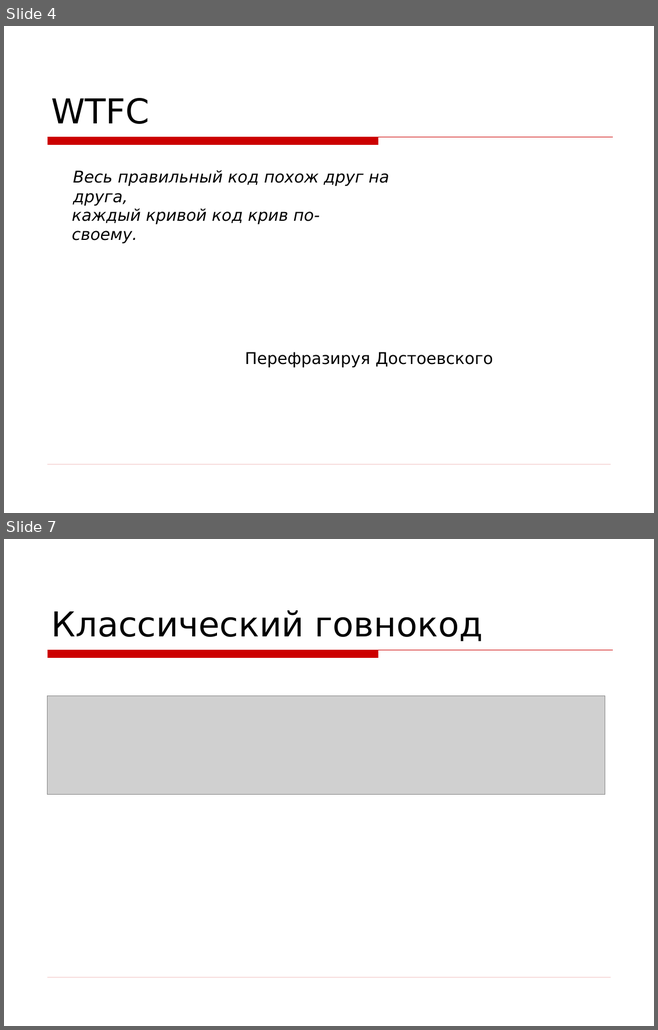
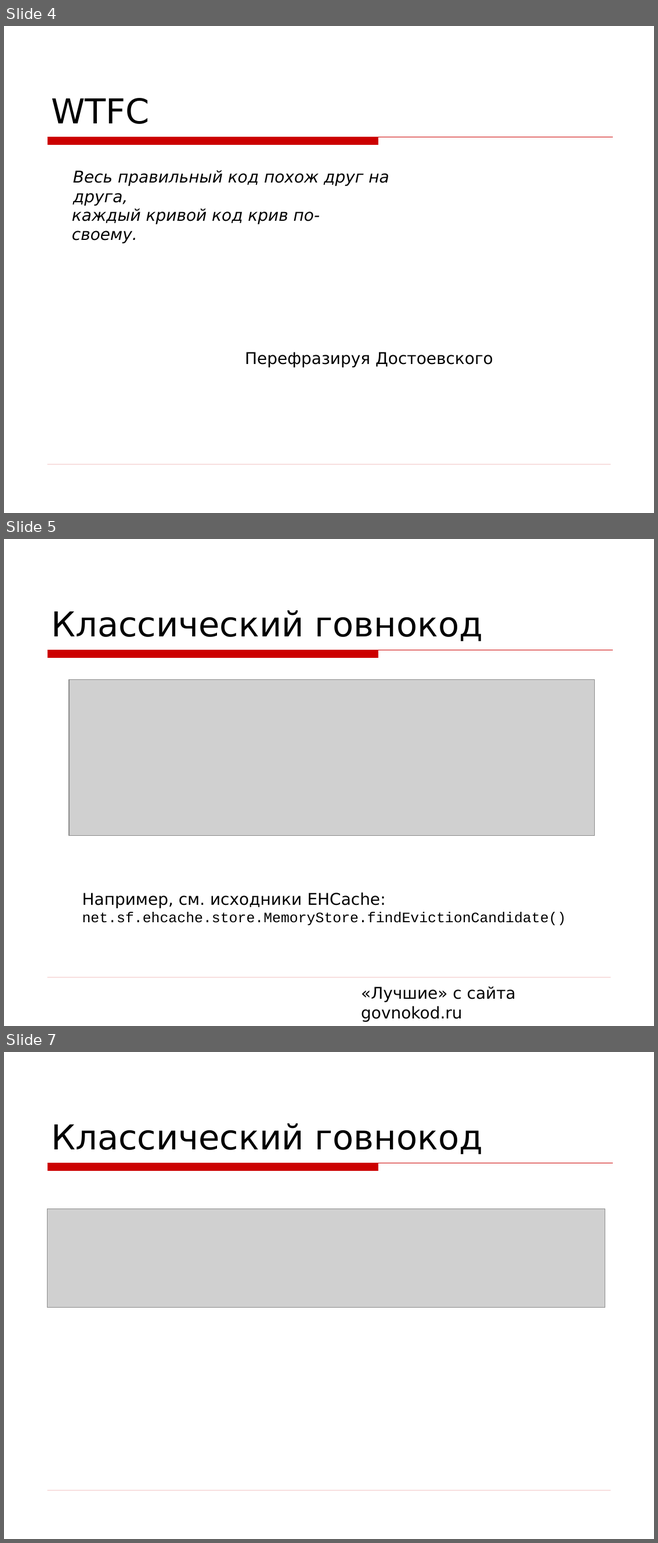
Before and after one commit to asolntsev/presentations, a slide deck: wtf-code/WTF_code.devclub.ru.ppt. Shown one above the other, each under a label of ours: slides 4 and 7 before the commit, slides 4, 5 and 7 after it; the slides between them are not shown. The pictures are 658x1030 and 658x1543 pixels, drawn with LibreOffice and Linux fonts; fonts in the diff are those of the drawing; grey boxes stand for pictures; background and template pictures are left out. Boxes give left, top, right and bottom in pixels: in the first picture for what was removed or moved away, otherwise in the second. Text is boxed around its words. In the diff, an @@ line names an element or a change of style, - is before the commit and + after.

```diff
--- a/wtf-code/WTF_code.devclub.ru.ppt
+++ b/wtf-code/WTF_code.devclub.ru.ppt
@@ slide 5 added at box(4, 539, 654, 1026), background picture (left out); not listed: 2 template elements that a slide beside it also shows @@
@@ title added at box(51, 610, 482, 642), 38 pt, text #000000 @@
+Классический говнокод
@@ picture added at box(69, 680, 594, 836) @@
@@ text added at box(82, 892, 566, 925), 16 pt, text #000000 @@
+Например, см. исходники EHCache:
+net.sf.ehcache.store.MemoryStore.findEvictionCandidate()
@@ text added at box(361, 986, 516, 1022), 18 pt, text #000000 @@
+«Лучшие» с сайта govnokod.ru
```
Also in this commit, not shown: 13 slides changed, 4 other slides added, 2 slides removed.
